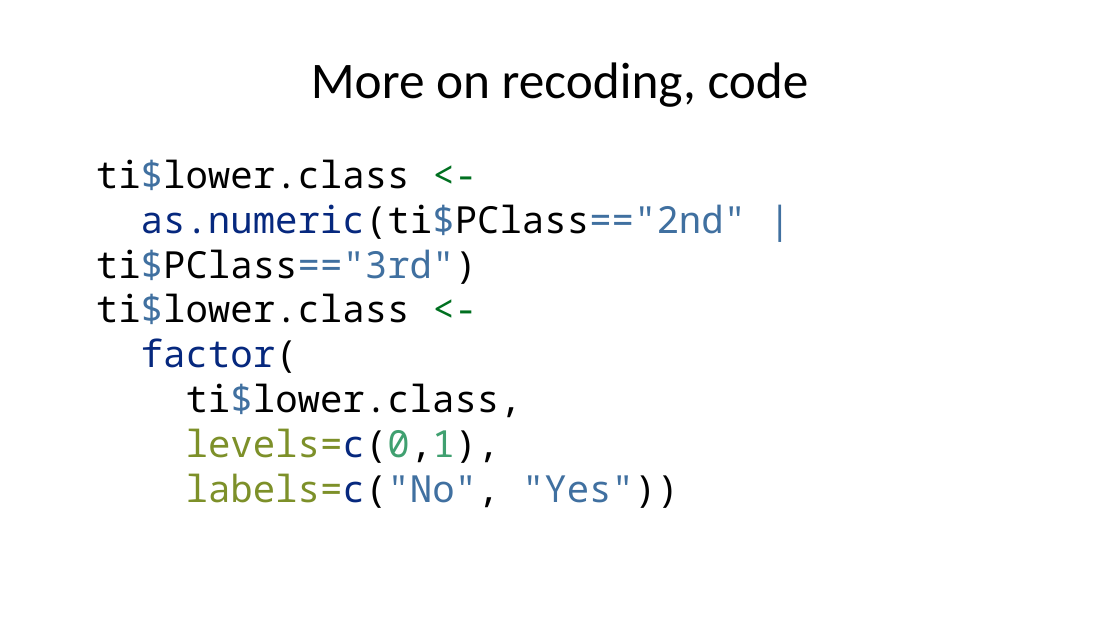
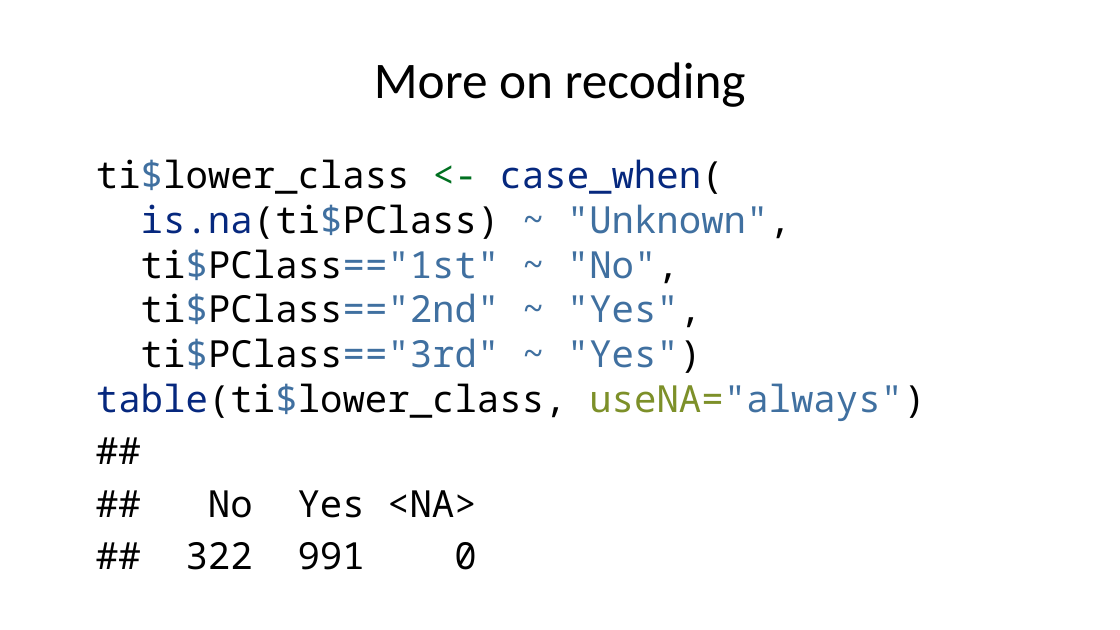
Before and after one commit to pmean/classes, a slide deck: slide 47 of introduction-to-r/results/v04-slides-and-speaker-notes.pptx (slide 46 before the commit). Drawn at 1120x630 pixels with LibreOffice and Linux fonts; fonts in the diff are those of the drawing. Boxes give left, top, right and bottom in pixels: in the first picture for what was removed or moved away, otherwise in the second. Text is boxed around its words. In the diff, an @@ line names an element or a change of style, - is before the commit and + after.

```diff
--- a/introduction-to-r/results/v04-slides-and-speaker-notes.pptx
+++ b/introduction-to-r/results/v04-slides-and-speaker-notes.pptx
@@ title at (x1=374, y1=62, x2=746, y2=107): text changed @@
-More on recoding, code
+More on recoding
@@ text at (x1=96, y1=159, x2=925, y2=570): text changed @@
-ti$lower.class <-
-as.numeric(ti$PClass=="2nd" | ti$PClass=="3rd")
-ti$lower.class <-
-factor(
-ti$lower.class,
-levels=c(0,1),
-labels=c("No", "Yes"))
+ti$lower_class <- case_when(
+is.na(ti$PClass) ~ "Unknown",
+ti$PClass=="1st" ~ "No",
+ti$PClass=="2nd" ~ "Yes",
+ti$PClass=="3rd" ~ "Yes")
+table(ti$lower_class, useNA="always")
+##
+## No Yes <NA>
+## 322 991 0
```
Also in this commit, not shown: 15 other slides changed, 1 slide added, 1 slide removed, 9 other files.
